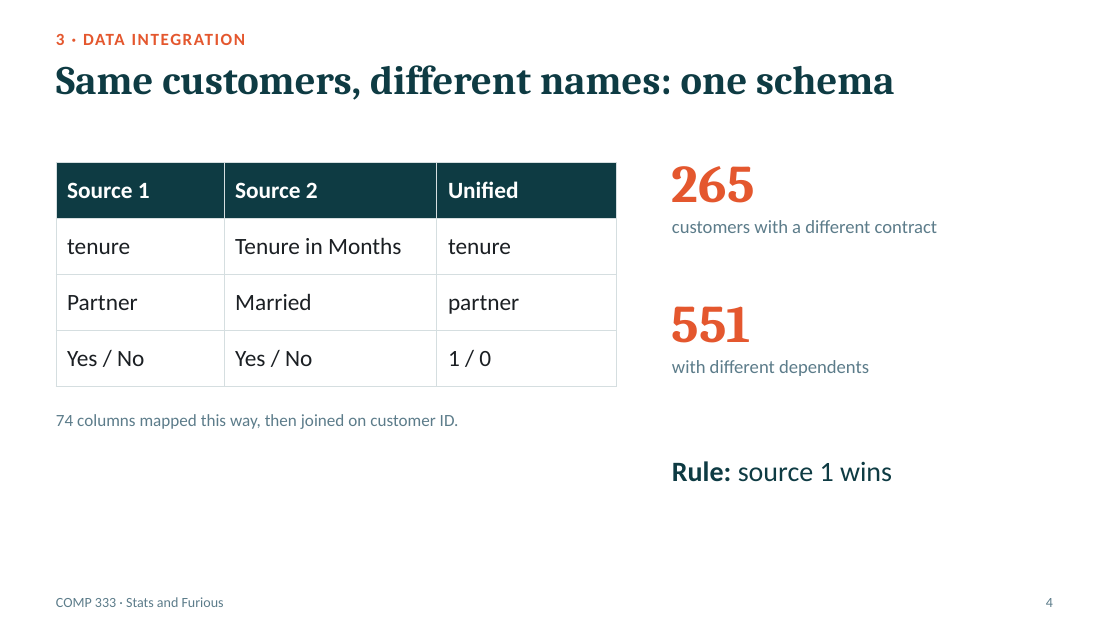
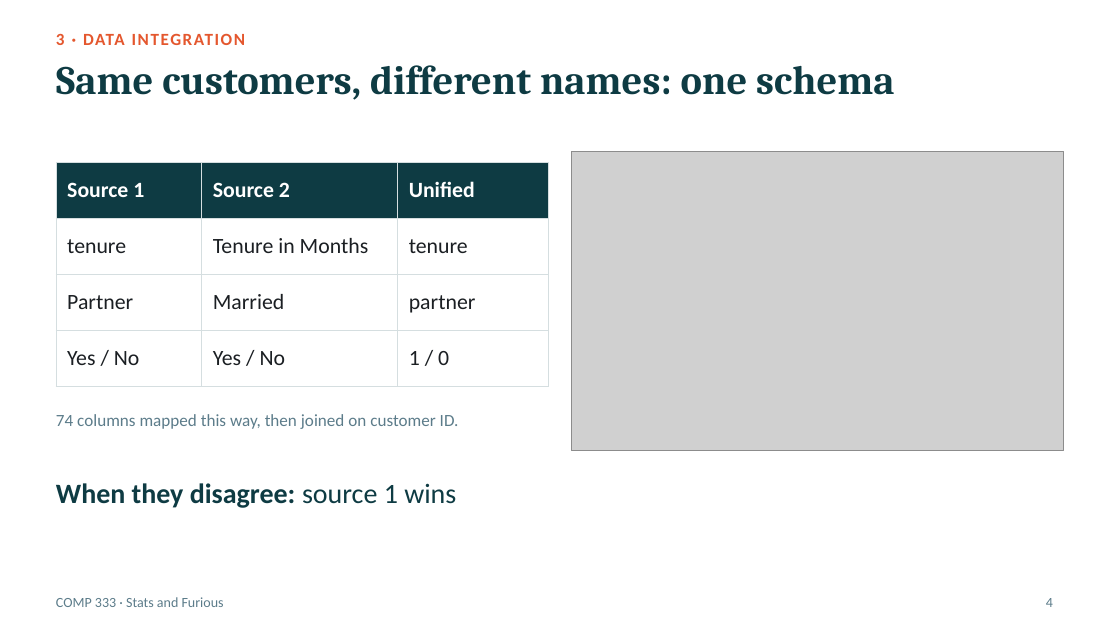
Before and after one commit to Peter7168/comp333-telco-churn, a slide deck: slide 4 of presentation/COMP333_Presentation.pptx. Drawn at 1120x630 pixels with LibreOffice and Linux fonts; fonts in the diff are those of the drawing; grey boxes stand for pictures. Boxes give left, top, right and bottom in pixels: in the first picture for what was removed or moved away, otherwise in the second. Text is boxed around its words. In the diff, an @@ line names an element or a change of style, - is before the commit and + after.

```diff
--- a/presentation/COMP333_Presentation.pptx
+++ b/presentation/COMP333_Presentation.pptx
@@ table at bbox=[56, 162, 549, 369] @@
@@ size 15 to 14 pt @@
@@ table: place and size @@
-table at bbox=[56, 162, 616, 370]
+table at bbox=[56, 162, 549, 369]
@@ picture added at bbox=[571, 151, 1064, 450] @@
@@ text removed at bbox=[672, 166, 755, 203] @@
-265
@@ text removed at bbox=[672, 220, 938, 233] @@
-customers with a different contract
@@ text removed at bbox=[672, 306, 751, 343] @@
-551
@@ text removed at bbox=[672, 360, 869, 376] @@
-with different dependents
@@ text at bbox=[56, 483, 456, 508]: text changed; bold on @@
-Rule: source 1 wins
+When they disagree: source 1 wins
```
Also in this commit, not shown: 3 other slides changed, 2 other files.
